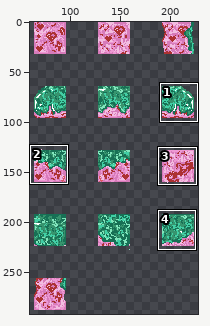
Pixel-art file: Alzey2024/Assets/Sprites/boden pixelkram.aseprite. The picture above shows the old version from afar; the outline marks the close-up.
Close-up. Before the commit:
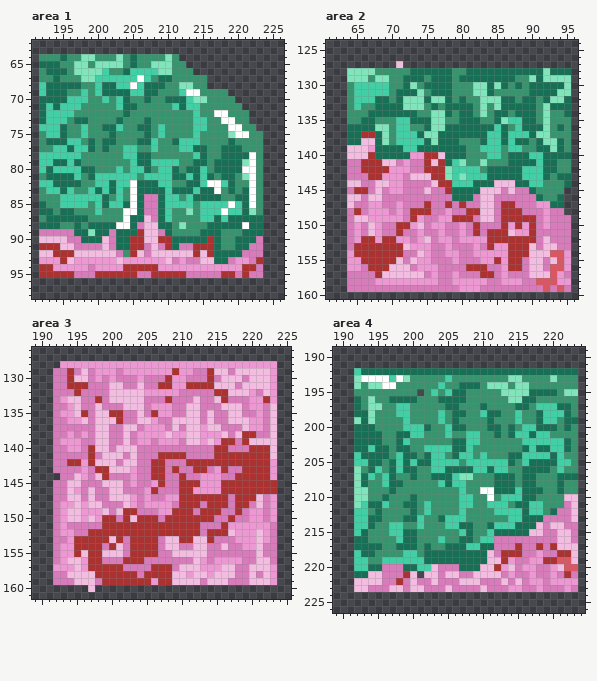
320x320 pixels, 1 frame. Shown: area 1: x 191..226, y 62..98; area 2: x 61..96, y 124..160; area 3: x 189..225, y 126..161; area 4: x 189..224, y 189..226. The wide view leaves out empty margins. The commit also changed other parts of the picture, which this record leaves out.
After the commit:
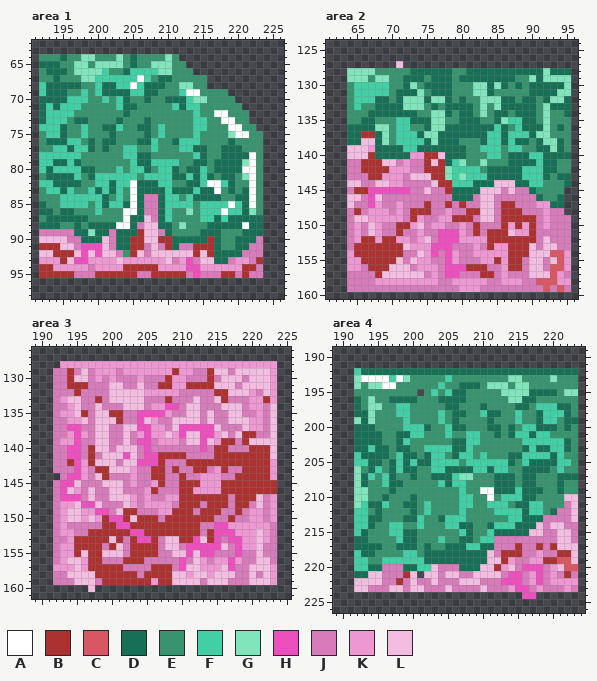
Palette (. is transparent): A #ffffff  B #ac3232  C #d95763  D #177055  E #37946e  F #42cfa5  G #81e5bc  H #ee4fbf  J #d77bba  K #ee98d3  L #f2bde1
The exact change:
--- area 1
@@ x 195..216 @@
 90 LJJDDDLJDDBBLLBBDDDDDB
-91 LLJJJJLJDDBBJLJBDJJBBB
-92 BBLLLLLLJEBLJLLLLLLBLB
-93 BLKKKKKKLKKKKKKLJKJJLL
-94 KKKKJKKKKBBBBBKKKKKKKK
-95 BBJJJBBBBBBJJBBBBBJJJJ
+91 LLJHHHLJDDBBJLJBDJJBBB
+92 BBLHLHLLJEBLJLLLLLLBLB
+93 BLHHKKKKLKKKKKKLJKHJLL
+94 KKKKJKKKKBBBBBKKKKHHKK
+95 BBJJJBBBBBBJJBBBBBJHJJ
 96 ......................
--- area 2
@@ x 65..74 @@
 144 LJJLLKKJJJ
-145 BBJLJKKJJJ
-146 LJLLJJJJJJ
-147 JJKKJJKJJJ
+145 BBHHHHHHJJ
+146 LJHLJJJJJJ
+147 JJHKJJKJJJ
 148 BJKKKJKJBB
@@ x 74..82 @@
 150 LJKKJJKJB
-151 KJJKJJKJB
-152 KLJKKJKKK
-153 KKJJKJJJK
-154 LKJJKKJJK
-155 KKJJJKJJJ
-156 KKKJJJJBB
-157 LJKJJKJJJ
+151 KJJHHHKJB
+152 KLJHHHKKK
+153 KKHHHJJJK
+154 LKHJHKJJK
+155 KKJJHKJJJ
+156 KKKJHHHBB
+157 LJKJHHJJJ
 158 KKKJJKKKK
--- area 3
@@ x 189..225 @@
 133 ...JKLLJJBJLLLLLJJJBJJJLJJLBJJJKKBK..
-134 ...JJKLJJLJJJLLLJKKKJJLLJJJLLLJKKJL..
-135 ...JKKLBJLLBBJJLJBKKJJLLJLJJLLJJKJL..
-136 ...JJKKLJLLLBJJLLKJJLLLLJLJJLLLKKJL..
-137 ...JJJJJJLLJJLLJKKKJLJLLKLLJJJLKKJL..
-138 ...JJKJKJLLJJLJKKKKLKKLLKKKLJLBBJJL..
-139 ...JKKKJJLLJJLJKKJKKKJLLKLKBBJBLLLL..
-140 ...JJKKJBLLJLLLJJJJJJJJJJJBBJJJBBBL..
-141 ...JJJJJBJLLLJLJJJBBBBJJJJBBBBBBBBL..
-142 ...JJBBKBLLLJLLJJBBJJJBBBBBBBBBBBBK..
-143 ...JJJJKJBBLLLKJJBBJBJJBBJKBJJBBBBK..
-144 ....JJLKJLBJJJKJJBBJJBJJKKKJJBBBBBK..
-145 ...JJLLJJJLLLJKJJKBJJBBBKKKBBBBBBBB..
-146 ...JJLKJLJJLLJJJKBJJJBBKKKKBBBBBBBB..
-147 ...JJLLJLJJLLLKJKJJKKBBBBBBBJBBBLJK..
-148 ...JKKLKLLJJJLKJKKKKJBBBJBBBJBBJLJK..
-149 ...JKLLKKKLJLBBJJJKKBBBJBBBJJBJKKJK..
-150 ...JKLLKLKBBJBLBBBJBBBBBBBJJBJJKKJK..
-151 ...JKJJJJJBBBBBBBBBBBBBBJJJBKKKKKKJ..
-152 ...JKKJJBBBBBBBBBBBBBBBBJBBBLKKKLKJ..
-153 ...JJKBBBBBLBJBBBBJLLBBLLBJJJKKKLKJ..
-154 ...JKKBBBBJBLJBBBBJLLJJLLJJLJJKKLJJ..
-155 ...JKKBLBBLLLJBBBBJJLLLLLJJJJJJJLJJ..
-156 ...JKLLKBBJJJBBBJJJJJJJLKJKKKKJJLLJ..
-157 ...KKKLKBBBBBJJJJBBBJLLLKKKLLJJLLLK..
+134 ...JJKLJJLJJJLLLJKKHHJLLJJJLLLJKKJL..
+135 ...JKKLBJLLBBJJHHHHKJJLLJLJJLLJJKJL..
+136 ...JJKKLJLLLBJJHLKJJLLLLJLJJLLLKKJL..
+137 ...JJHHJJLLJJLLHHKKJLHHHHHLJJJLKKJL..
+138 ...JJKHKJLLJJLJKHKKLKHLLHHKLJLBBJJL..
+139 ...JKKHJJLLJJLJHHJKKKJLLHLKBBJBLLLL..
+140 ...JJHHJBLLJLLLJHJJJJJJJHJBBJJJBBBL..
+141 ...JJHHJBJLLLHLJHHBBBBJJJJBBBBBBBBL..
+142 ...JJBHKBLLLJLLHHHBJJJBBBBBBBBBBBBK..
+143 ...JJJHKJBBLLLKJJBBJBJJBBJKBJJBBBBK..
+144 ....JHHKJLBJJJKJJBBJJBJJKKKJJBBBBBK..
+145 ...JHHLJJJLLLJKJJKBJJBBBKKKBBBBBBBB..
+146 ...JHLKJLJJLLJJJKBJJJBBKKKKBBBBBBBB..
+147 ...JHHHJLJJLLLKJKJJKKBBBBBBBJBBBLJK..
+148 ...JKKLHHLJJJLKJKKKKJBBBJBBBJBBJLJK..
+149 ...JKLLKKHHJLBBJJJKKBBBJBBBJJBJKKJK..
+150 ...JKLLKLKBHHBLBBBJBBBBBBBJJBJJKKJK..
+151 ...JKJJJJJBBHHBBBBBBBBBBJJHHKKKKKKJ..
+152 ...JKKJJBBBBBBHHBBBBBBBBJBHHHKKKLKJ..
+153 ...JJKBBBBBLBJBHHBJLLBBHLBHJHHKKLKJ..
+154 ...JKKBBBBJBLJBBBBJLLJHHHHHLJHKKLJJ..
+155 ...JKKBLBBLLLJBBBBJJLLHLHHJJJHJJLJJ..
+156 ...JKLLKBBJJJBBBJJJJJHJLKJKKHKJJLLJ..
+157 ...KKKLKBBBBBJJJJBBBJHLLKKKLHJJLLLK..
 158 ...JJLLLLBBBBBBJBBBBLLKLLKLLLJJLJLK..
--- area 4
@@ x 211..220 @@
 219 LLBKJJKKBB
-220 LBKLJKKJJK
-221 LLJKJJKJJK
-222 JJLJLJKKJK
-223 JJJKKJJKJJ
-224 ..........
+220 LBKLJHHHJK
+221 LLJHHJKHJK
+222 JJHHHJKHJK
+223 JJJKHHJKJJ
+224 .....HH...
 225 ..........
Pixel boxes of the changes (left, top, right, bottom) in both close-ups:
changed: (74, 243, 102, 264)
changed: (186, 257, 200, 278)
changed: (368, 187, 410, 208)
changed: (431, 229, 466, 278)
changed: (60, 403, 242, 571)
changed: (501, 564, 543, 599)
